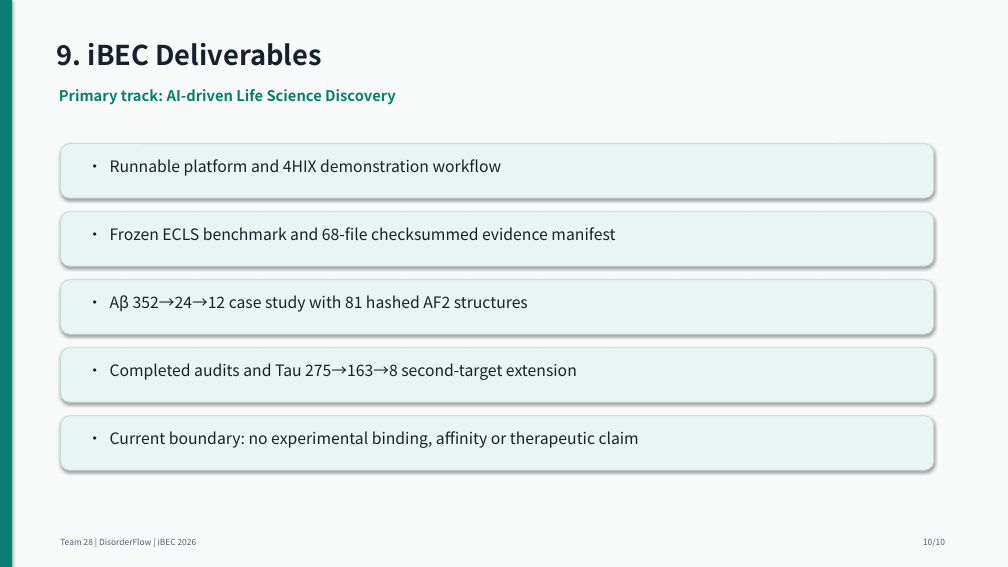
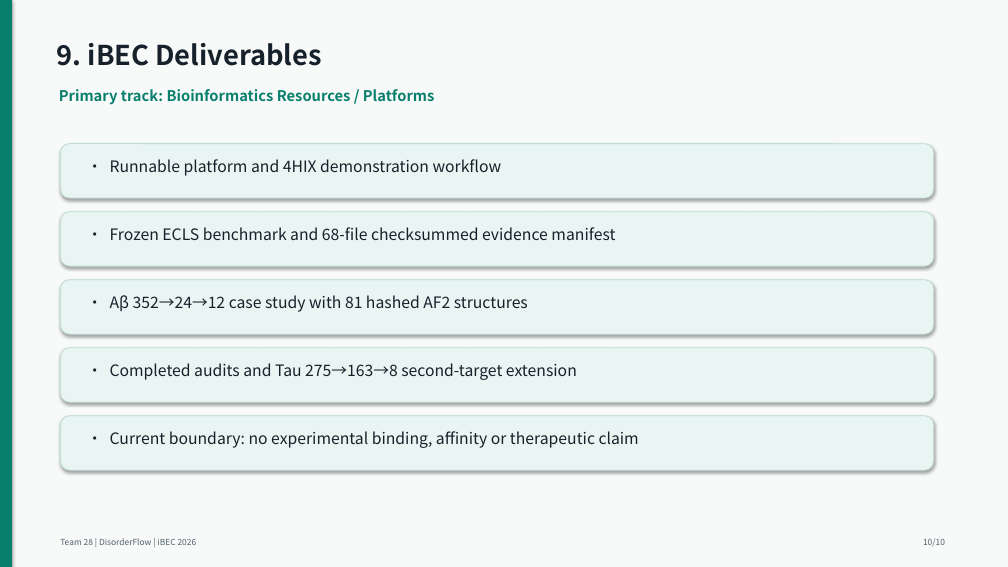
Before and after one commit to liubuing/DisorderFlow, a slide deck: slide 10 of iBEC_Submission/build_v2/AnalyzingDisorder/28-AnalyzingDisorder-TechnicalAbstract.pptx. Drawn at 1008x567 pixels with LibreOffice and Linux fonts; fonts in the diff are those of the drawing. Boxes give left, top, right and bottom in pixels: in the first picture for what was removed or moved away, otherwise in the second. Text is boxed around its words. In the diff, an @@ line names an element or a change of style, - is before the commit and + after.

```diff
--- a/iBEC_Submission/build_v2/AnalyzingDisorder/28-AnalyzingDisorder-TechnicalAbstract.pptx
+++ b/iBEC_Submission/build_v2/AnalyzingDisorder/28-AnalyzingDisorder-TechnicalAbstract.pptx
@@ text at [59,89,435,105]: text changed @@
-Primary track: AI-driven Life Science Discovery
+Primary track: Bioinformatics Resources / Platforms
```
Also in this commit, not shown: 1 other slide changed, 16 other files.
